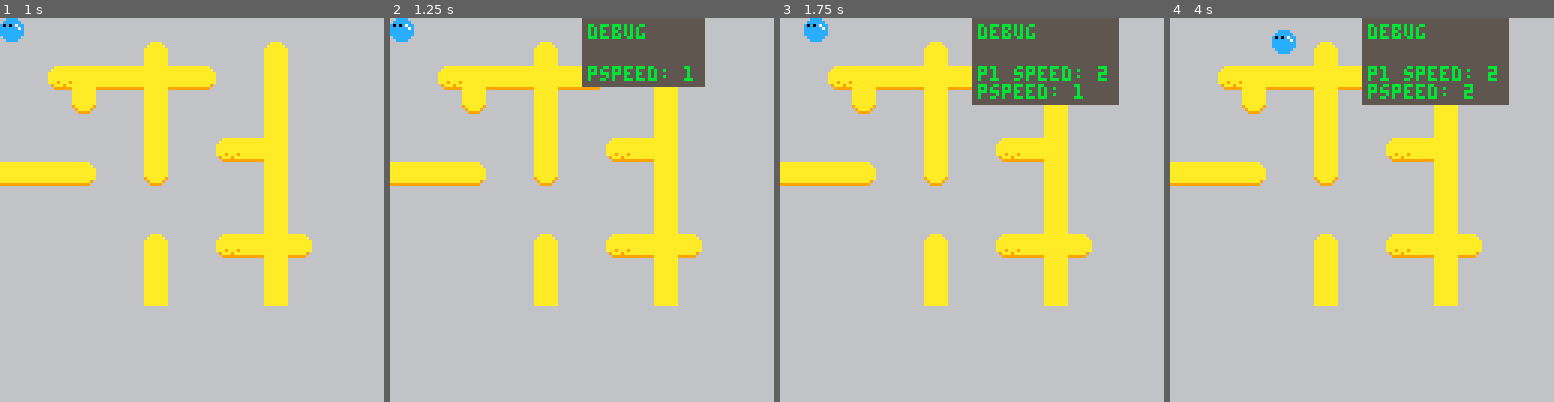
Above: before the commit, frames 1-4 (left to right).
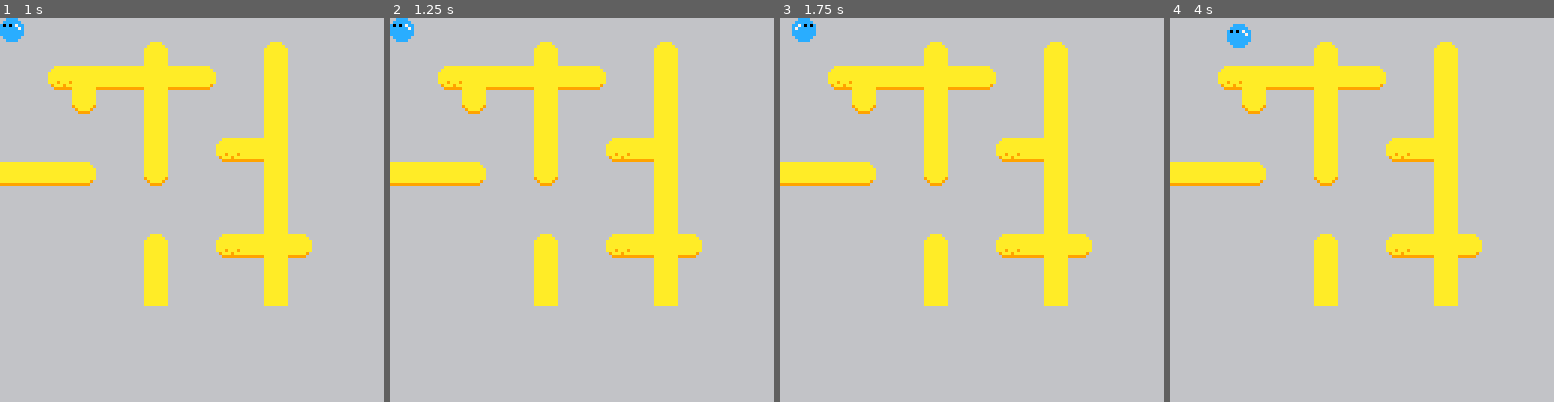
Above: after the commit, the same moments.

Repository: jeff-adams/agbic2020
Game: PICO-8 cartridge hide_and_seek_5100.p8
Same seed, same stepped clock (60 frames per second), same inputs: the game is played once before the commit and once after it.
Inputs:
- Up to frame 1 (1 s): tap X (X key) at 0.33 s; tap O (Z key) at 0.7 s
- Up to frame 2 (1.25 s): tap X (X key) at 1.07 s
- Up to frame 3 (1.75 s): hold Right from 1.6 s (still down); tap O (Z key) at 1.7 s
- Up to frame 4 (4 s): tap X (X key) at 1.85, 2.97 s; release Right at 2.1 s; tap O (Z key) every 0.4 s from 2.1 to 3.7 s; hold Up 2.15-2.42 s; hold Right 2.47-3.03 s; hold Left 3.08-3.58 s; hold Down 3.63-3.97 s

Frame 1 is identical in both runs. In frame 2, 5.8% of the frame differs, in the area x 50-83%, y 0-18%; in frame 3, 9.1%; in frame 4, 9.3%, in the area x 14-89%, y 0-23%.

Commit message:
Fix player boost controls

Diff:
--- a/hide_and_seek_5100.p8
+++ b/hide_and_seek_5100.p8
@@ -41,6 +41,7 @@
 		dirx=0,
 		diry=0,
 		c=_c,
+		flipped=false,
 		speed=1,
 		boosting=false,
 		boosttimer=0,
@@ -67,30 +68,38 @@
 end
 
 function update_game()
-	controller_input()
-	player_movement()
-end
-
-function controller_input()
-	for _p=0,numplayers-1 do
-		local _player=players[_p+1]
-		for _b=0,3 do
-			if btn(_b,_p) then
-				add_debug("p"..(_p+1).." speed",players[_p+1].speed,2)
-				dir_input(_b,_player)
-			end
+	for _i=1,numplayers do
+		local _p=players[_i]
+		controller_input(_i,_p)
+		boost_adjustments(_p)
+		player_movement(_p)
+	end
+end
+
+function controller_input(_pnum,_player)
+	--adjust player num for btn
+	_pnum-=1
+	--direction controls
+	for _b=0,3 do
+		if btn(_b,_pnum) then
+			dir_input(_b,_player)
 		end
-		if btn(5,_p) then
-			player_boost(_player)
-		end
+	end
+	--boost button
+	if btn(5,_pnum) then
+		player_boosting(_player)
+	else
+		_player.boosting=false
 	end
 end
 
 function dir_input(_btn,_player)
 	if _btn==0 then
 		_player.dirx=-1
+		_player.flipped=false
 	elseif _btn==1 then
 		_player.dirx=1
+		_player.flipped=true
 	elseif _btn==2 then
 		_player.diry=-1
 	else
@@ -98,36 +107,41 @@
 	end
 end
 
-function player_boost(_p)
-local _maxspeed,_maxboost,_cdtarget,boostlength=2,1,3,1
+function player_boosting(_p)
+	local _maxspeed,_maxboost=2,1
+	if not _p.boosting and _p.boostcool==0 then
+		--start boosting
+		_p.boosting=true
+	end
 	if _p.boosting then
 		--continue boosting
-		add_debug("pspeed",_p.speed,1)
 		_p.speed=min(_maxspeed,_p.speed*(_p.boosttimer+1))
-		_p.boosttimer+=1
-		if _p.boosttimer>=boostlength*refresh then
-			_p.speed=1
-			_p.boosttimer=0
-			_p.boostcool=_cdtarget
-			_p.boosting=false
-		end
-	elseif not _p.boosting and _p.boostcool==0 then
-		--start boosting
-		_p.boosting=true
+	end
+end
+
+function boost_adjustments(_player)
+	local _boostlength,_cooldown=1,3
+	_player.boostcool=max(0,_player.boostcool-1)
+	if _player.boosttimer>=_boostlength*refresh then
+		_player.boosting=false
+		_player.boostcool=_cooldown*refresh
+	end
+	if not _player.boosting then
+		_player.speed=1
+		_player.boosttimer=0
+		_player.boosting=false
 	else
-		--cant boost
-	end
-end
-
-function player_movement()
-	for _player in all(players) do
-		--collision check here
-		_player.x+=_player.dirx*_player.speed
-		_player.y+=_player.diry*_player.speed
-		_player.dirx=0
-		_player.diry=0
-		_player.boostcool=max(0,_player.boostcool-1)
-	end
+		_player.boosttimer+=1
+	end
+end
+
+function player_movement(_player)
+	--collision check here
+	--player position adjustments
+	_player.x+=_player.dirx*_player.speed
+	_player.y+=_player.diry*_player.speed
+	_player.dirx=0
+	_player.diry=0
 end
 
 -->8
@@ -149,7 +163,7 @@
 	palt(0,false)
 	palt(11,true)
 	pal(15,_player.c)
-	spr(1,_player.x,_player.y)
+	spr(1,_player.x,_player.y,1,1,_player.flipped)
 	pal()
 end
 -->8
